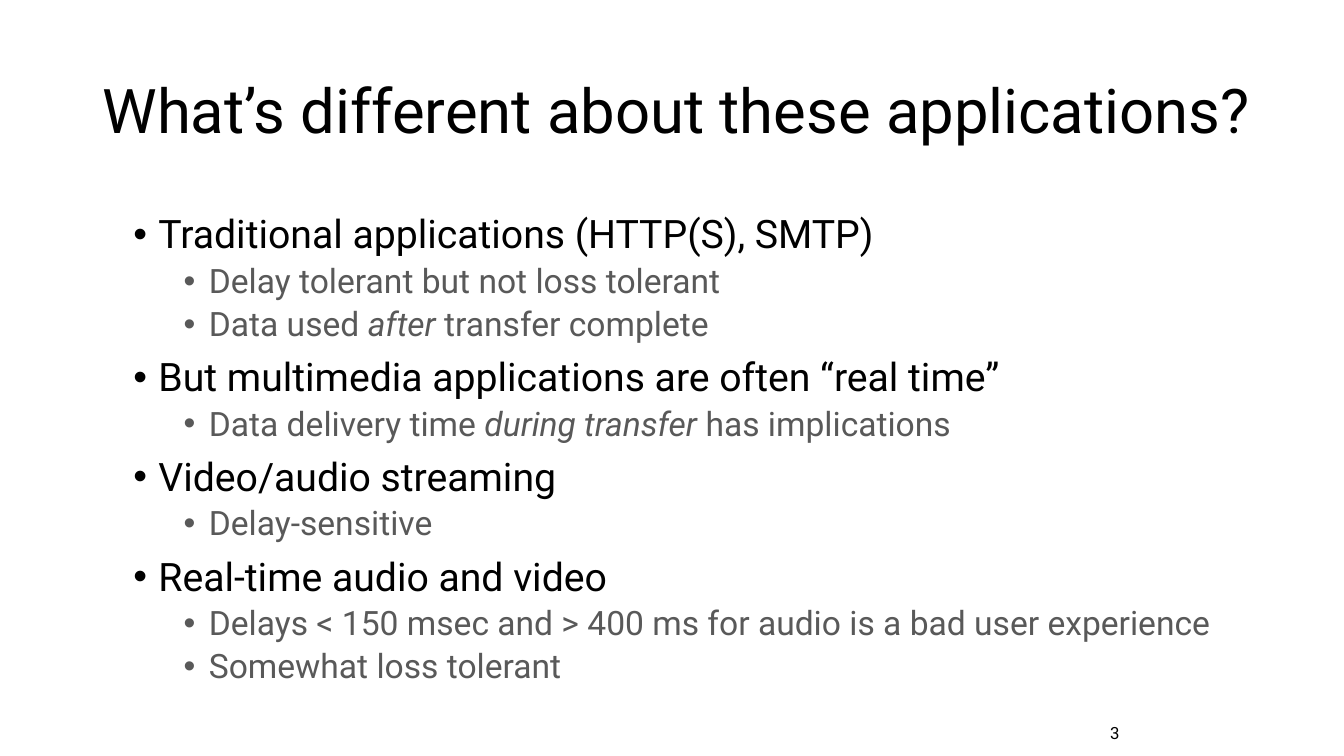
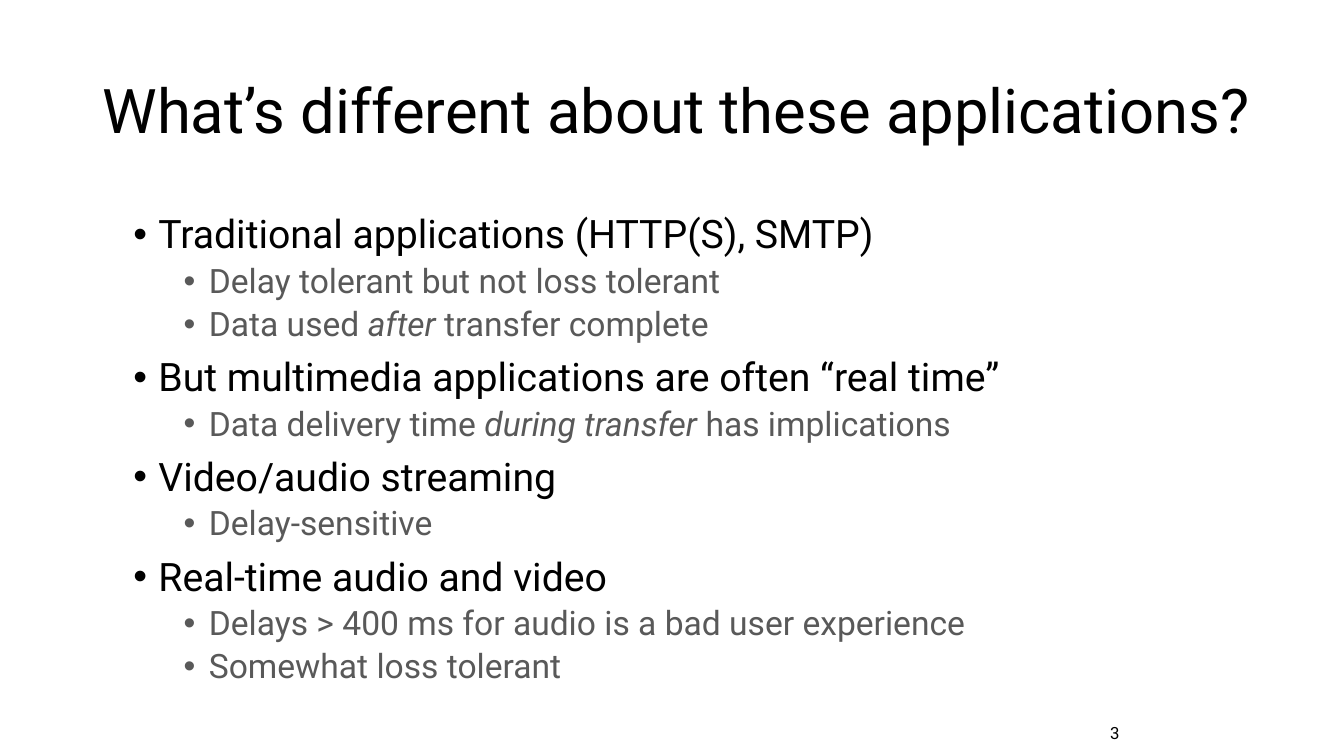
Before and after one commit to ngsrinivas/coursegen, a slide deck: slide 3 of ex/352-S19/lectures/22-mm.pptx. Drawn at 1344x756 pixels with LibreOffice and Linux fonts; fonts in the diff are those of the drawing. Boxes give left, top, right and bottom in pixels: in the first picture for what was removed or moved away, otherwise in the second. Text is boxed around its words. In the diff, an @@ line names an element or a change of style, - is before the commit and + after.

```diff
--- a/ex/352-S19/lectures/22-mm.pptx
+++ b/ex/352-S19/lectures/22-mm.pptx
@@ text at box(209, 609, 965, 642): text changed @@
-  • Delays < 150 msec and > 400 ms for audio is a bad user experience
+  • Delays > 400 ms for audio is a bad user experience
```
Also in this commit, not shown: 6 other files.
